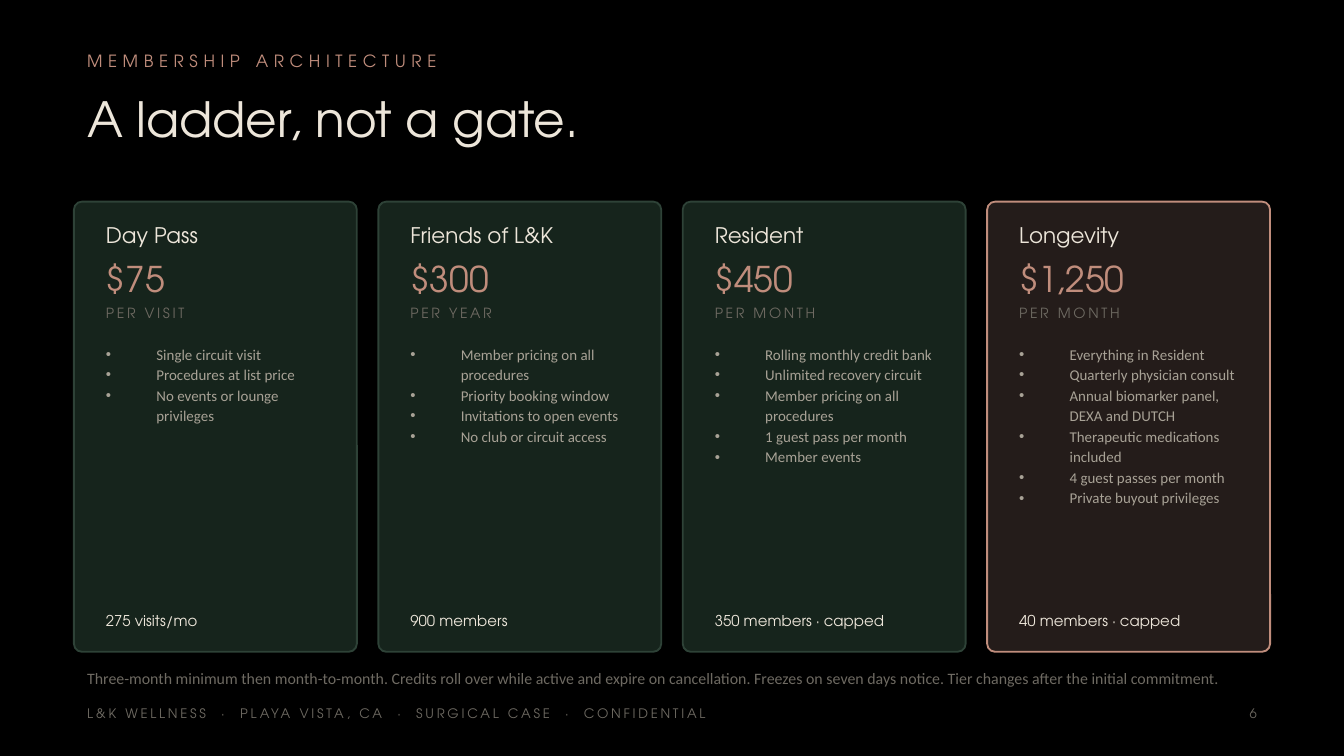
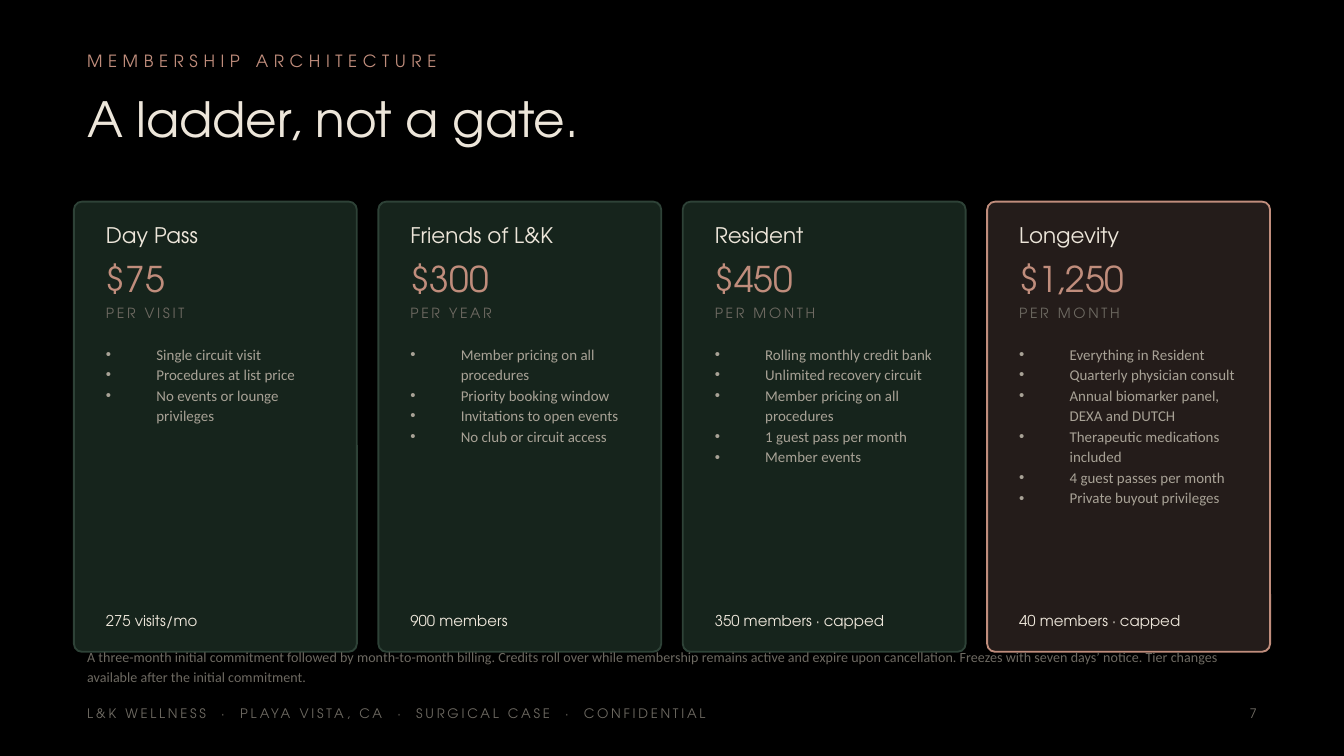
Before and after one commit to apexalpha811/lkwellness_OR, a slide deck: slide 7 of L-K-Wellness-Surgical-5.3M.pptx (slide 6 before the commit). Drawn at 1344x756 pixels with LibreOffice and Linux fonts; fonts in the diff are those of the drawing. Boxes give left, top, right and bottom in pixels: in the first picture for what was removed or moved away, otherwise in the second. Text is boxed around its words. In the diff, an @@ line names an element or a change of style, - is before the commit and + after.

```diff
--- a/L-K-Wellness-Surgical-5.3M.pptx
+++ b/L-K-Wellness-Surgical-5.3M.pptx
@@ text "A three-month initial commitment followed ..." at bbox=[87, 650, 1218, 682]: vertical alignment middle to top @@
@@ text at bbox=[87, 650, 1218, 682]: text changed; size 8.5 to 7.5 pt @@
-Three-month minimum then month-to-month. Credits roll over while active and expire on cancellation. Freezes on seven days notice. Tier changes after the initial commitment.
+A three-month initial commitment followed by month-to-month billing. Credits roll over while membership remains active and expire upon cancellation. Freezes with seven days’ notice. Tier changes available after the initial commitment.
@@ text at bbox=[1250, 708, 1257, 718]: text changed @@
-6
+7
```
Also in this commit, not shown: 35 other slides changed, 6 slides added, 4 other files.
